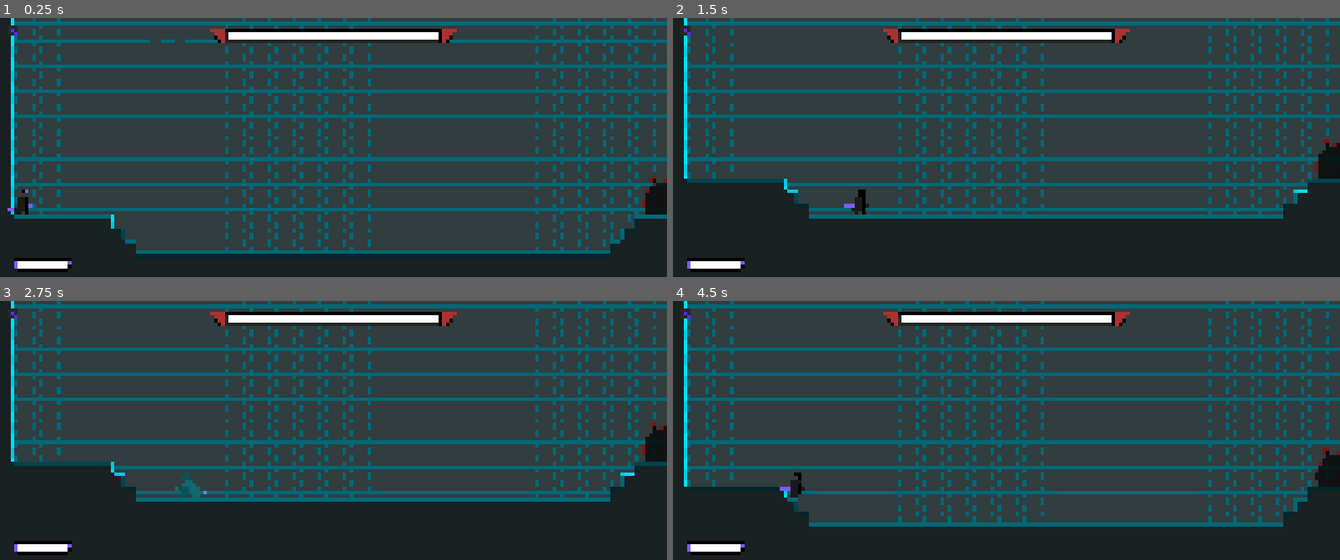
Above: before the commit, frames 1-4 (two rows, left to right).
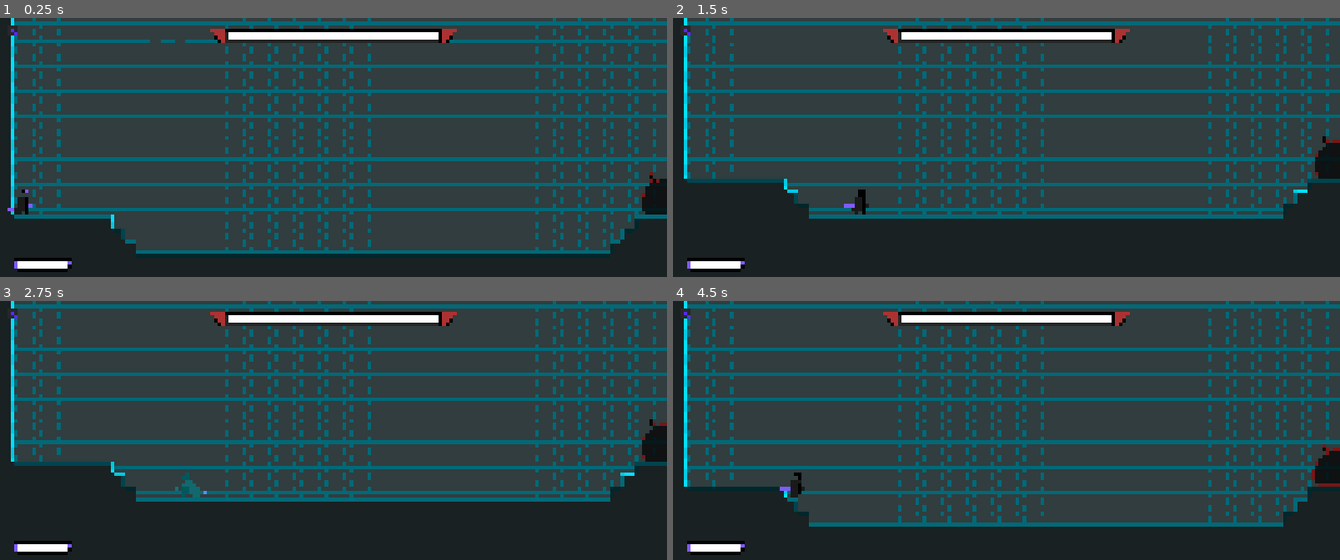
Above: after the commit, the same moments.

Repository: AnejMajnik/soulsvania
Game: Godot game, scene res://scenes/game.tscn
Two runs of this game, one before a commit and one after it. Both use one fixed random seed, a clock stepped at 60 frames per second and the inputs below. Sound files missing from this copy of the repository are replaced by a short silence.
Inputs (mouse positions are in pixels of both pictures, inside the frame that each line leads up to):
- Up to frame 1 (0.25 s): no input
- Up to frame 2 (1.5 s): tap Enter at 0.5 s; move the mouse to (973, 212) at 0.52 s; hold D (move_right) from 0.53 s (still down); tap Shift (dash) at 0.6 s; tap Space (jump) at 0.77 s; move the mouse to (1206, 199) at 1.27 s; click (1206, 199) at 1.35 s
- Up to frame 3 (2.75 s): tap Space (jump) at 1.52 s; tap Shift (dash) at 1.55, 2.3 s; move the mouse to (133, 399) at 2.02 s; release D (move_right) at 2.03 s; hold A (move_left) from 2.03 s (still down); right-click (133, 399) at 2.1 s
- Up to frame 4 (4.5 s): move the mouse to (1039, 440) at 2.77 s; tap Shift (dash) at 2.85, 3.6 s; tap Space (jump) at 3.02, 3.77 s; move the mouse to (906, 370) at 3.52 s; move the mouse to (1153, 425) at 4.27 s; release A (move_left) at 4.28 s; hold D (move_right) from 4.28 s (still down); click (1153, 425) at 4.35 s

The runs differ from the first frame. In frame 1, 0.1% of the frame differs, in the area x 96-100%, y 59-75%; in frame 2, 0.1%; in frame 3, 0.1%; in frame 4, 0.2%, in the area x 95-100%, y 55-72%.

Commit message:
Added more sounds. Added Dead state with animations to player. Added music.

Diff:
--- a/scenes/bosses/slime_boss.tscn
+++ b/scenes/bosses/slime_boss.tscn
@@ -4,6 +4,7 @@
 [ext_resource type="Script" uid="uid://c85xdqk2iqekj" path="res://scripts/slime_boss/slime_boss.gd" id="1_mq0xa"]
 [ext_resource type="Script" uid="uid://bvpidnwfs1qx4" path="res://scripts/state_machine/state_machine.gd" id="3_j4bj8"]
 [ext_resource type="Script" uid="uid://beyhc0j0tbprs" path="res://scripts/slime_boss/states/idle.gd" id="4_mq0xa"]
+[ext_resource type="AudioStream" uid="uid://cfcynh75uyu51" path="res://assets/sounds/growl.wav" id="5_ejojs"]
 [ext_resource type="Script" uid="uid://ctw8q7lo3u08y" path="res://scripts/slime_boss/states/chase.gd" id="5_j4bj8"]
 [ext_resource type="Script" uid="uid://def7opqpqj2fj" path="res://scripts/slime_boss/states/attack.gd" id="6_mskqn"]
 [ext_resource type="Script" uid="uid://ba7hyry36oenc" path="res://scripts/slime_boss/states/dash_attack.gd" id="7_mskqn"]
@@ -19,6 +20,7 @@
 [ext_resource type="AudioStream" uid="uid://dtm6kdfjh0o3d" path="res://assets/sounds/wings.wav" id="17_7vgh7"]
 [ext_resource type="AudioStream" uid="uid://imr3wmg4ttkk" path="res://assets/sounds/slam.wav" id="19_tdnwx"]
 [ext_resource type="AudioStream" uid="uid://dd8x22pm7xsee" path="res://assets/sounds/slime_death.wav" id="21_agodo"]
+[ext_resource type="AudioStream" uid="uid://dphwekm2whl2" path="res://assets/sounds/music.mp3" id="21_jvd52"]
 
 [sub_resource type="AtlasTexture" id="AtlasTexture_nxhfj"]
 atlas = ExtResource("1_0m3eu")
@@ -906,6 +908,9 @@
 chase_state = NodePath("../Chase")
 metadata/_custom_type_script = "uid://bt027fcrq1hh2"
 
+[node name="Growl" type="AudioStreamPlayer2D" parent="StateMachine/Idle" unique_id=2107631792]
+stream = ExtResource("5_ejojs")
+
 [node name="Chase" type="Node" parent="StateMachine" unique_id=358964772 node_paths=PackedStringArray("attack_state")]
 script = ExtResource("5_j4bj8")
 attack_state = NodePath("../Attack")
@@ -940,9 +945,11 @@
 
 [node name="BeamShoot" type="AudioStreamPlayer2D" parent="StateMachine/Attack/AttackStateMachine/BeamAttack/Sounds" unique_id=657788204]
 stream = ExtResource("9_sj3bf")
+volume_db = -2.0
 
 [node name="BeamCharge" type="AudioStreamPlayer2D" parent="StateMachine/Attack/AttackStateMachine/BeamAttack/Sounds" unique_id=1075092124]
 stream = ExtResource("10_fbimt")
+volume_db = -2.0
 
 [node name="JumpAttack" type="Node" parent="StateMachine/Attack/AttackStateMachine" unique_id=123923425]
 script = ExtResource("11_wsf8t")
@@ -1040,11 +1047,17 @@
 [node name="Death" type="AudioStreamPlayer2D" parent="Sounds" unique_id=2071152852]
 stream = ExtResource("21_agodo")
 
+[node name="Music" type="AudioStreamPlayer2D" parent="Sounds" unique_id=1075622220]
+unique_name_in_owner = true
+stream = ExtResource("21_jvd52")
+volume_db = -6.0
+
 [connection signal="animation_finished" from="AnimationPlayer" to="StateMachine/Attack/AttackStateMachine/JumpAttack" method="_on_animation_player_animation_finished"]
 [connection signal="animation_finished" from="AnimationPlayer" to="StateMachine/Attack/AttackStateMachine/RainAttack" method="_on_animation_player_animation_finished"]
 [connection signal="animation_finished" from="AnimationPlayer" to="StateMachine/Dead" method="_on_animation_player_animation_finished"]
 [connection signal="body_entered" from="Area2D" to="." method="_on_area_2d_body_entered"]
 [connection signal="body_exited" from="Area2D" to="." method="_on_area_2d_body_exited"]
+[connection signal="finished" from="StateMachine/Idle/Growl" to="StateMachine/Idle" method="_on_growl_finished"]
 [connection signal="timeout" from="StateMachine/Attack/AttackStateMachine/DashAttack/TelegraphTimer" to="StateMachine/Attack/AttackStateMachine/DashAttack" method="_on_telegraph_timer_timeout"]
 [connection signal="timeout" from="StateMachine/Attack/AttackStateMachine/JumpAttack/SlamTimer" to="StateMachine/Attack/AttackStateMachine/JumpAttack" method="_on_slam_timer_timeout"]
 [connection signal="timeout" from="StateMachine/Attack/AttackStateMachine/RainAttack/RainTimer" to="StateMachine/Attack/AttackStateMachine/RainAttack" method="_on_rain_timer_timeout"]
@@ -1052,3 +1065,4 @@
 [connection signal="timeout" from="StateMachine/Attack/AttackStateMachine/RainAttack/SlamTimer" to="StateMachine/Attack/AttackStateMachine/RainAttack" method="_on_slam_timer_timeout"]
 [connection signal="timeout" from="StateMachine/Recover/RecoverTimer" to="StateMachine/Recover" method="_on_recover_timer_timeout"]
 [connection signal="timeout" from="DamageTimer" to="." method="_on_damage_timer_timeout"]
+[connection signal="finished" from="Sounds/Music" to="." method="_on_music_finished"]
--- a/scenes/game.tscn
+++ b/scenes/game.tscn
@@ -73,7 +73,9 @@
 [node name="SlimeBoss" parent="." unique_id=1313746306 instance=ExtResource("5_iywne")]
 unique_name_in_owner = true
 position = Vector2(399, -24)
+scale = Vector2(1.4, 1.4)
 
 [node name="UI" parent="." unique_id=1589509925 instance=ExtResource("4_lbhrr")]
 
 [node name="ControlsPopup" parent="." unique_id=694702557 instance=ExtResource("5_p57ef")]
+size = Vector2i(600, 2224)
--- a/scenes/player.tscn
+++ b/scenes/player.tscn
@@ -13,11 +13,13 @@
 [ext_resource type="Script" uid="uid://6ocqtedx8yik" path="res://scripts/player/states/player_jump_state.gd" id="6_tuyoq"]
 [ext_resource type="AudioStream" uid="uid://4ylee6qb7rl7" path="res://assets/sounds/electricity.wav" id="10_4r5pv"]
 [ext_resource type="AudioStream" uid="uid://38biyb1kjqyu" path="res://assets/sounds/sword_draw.wav" id="11_60mlk"]
+[ext_resource type="AudioStream" uid="uid://cnjdcjm0xwuyn" path="res://assets/sounds/player_death.wav" id="11_i4ail"]
 [ext_resource type="AudioStream" uid="uid://pqfrudlw0kil" path="res://assets/sounds/jump.wav" id="12_i4ail"]
 [ext_resource type="Script" uid="uid://cf468q4lkra0u" path="res://scripts/player/states/player_dash_state.gd" id="13_oprun"]
 [ext_resource type="Script" uid="uid://btg50832r3kux" path="res://scripts/player/states/player_heavy_attack.gd" id="15_qfm1y"]
 [ext_resource type="Script" uid="uid://dt6q4xduw2tga" path="res://scripts/player/states/player_combo_hit_1.gd" id="18_4ni07"]
 [ext_resource type="Script" uid="uid://sjatvlgun2x0" path="res://scripts/player/states/player_combo_recover.gd" id="19_ke2ow"]
+[ext_resource type="Script" uid="uid://egemfgayux8d" path="res://scripts/player/states/player_dead_state.gd" id="20_60mlk"]
 [ext_resource type="Script" uid="uid://hyeb0d24jreu" path="res://scripts/player/states/player_combo_hit_2.gd" id="20_l71n6"]
 
 [sub_resource type="ShaderMaterial" id="ShaderMaterial_f1ej7"]
@@ -122,6 +124,30 @@
 atlas = ExtResource("3_f1ej7")
 region = Rect2(1024, 1536, 256, 256)
 
+[sub_resource type="AtlasTexture" id="AtlasTexture_60mlk"]
+atlas = ExtResource("3_f1ej7")
+region = Rect2(0, 2048, 256, 256)
+
+[sub_resource type="AtlasTexture" id="AtlasTexture_vau08"]
+atlas = ExtResource("3_f1ej7")
+region = Rect2(256, 2048, 256, 256)
+
+[sub_resource type="AtlasTexture" id="AtlasTexture_qsb7e"]
+atlas = ExtResource("3_f1ej7")
+region = Rect2(512, 2048, 256, 256)
+
+[sub_resource type="AtlasTexture" id="AtlasTexture_qjsmb"]
+atlas = ExtResource("3_f1ej7")
+region = Rect2(768, 2048, 256, 256)
+
+[sub_resource type="AtlasTexture" id="AtlasTexture_mwp2n"]
+atlas = ExtResource("3_f1ej7")
+region = Rect2(1024, 2048, 256, 256)
+
+[sub_resource type="AtlasTexture" id="AtlasTexture_0yhus"]
+atlas = ExtResource("3_f1ej7")
+region = Rect2(1280, 2048, 256, 256)
+
 [sub_resource type="AtlasTexture" id="AtlasTexture_a38lo"]
 atlas = ExtResource("3_f1ej7")
 region = Rect2(0, 1024, 256, 256)
@@ -322,6 +348,29 @@
 }],
 "loop": 0,
 "name": &"dash",
+"speed": 5.0
+}, {
+"frames": [{
+"duration": 1.0,
+"texture": SubResource("AtlasTexture_60mlk")
+}, {
+"duration": 1.0,
+"texture": SubResource("AtlasTexture_vau08")
+}, {
+"duration": 1.0,
+"texture": SubResource("AtlasTexture_qsb7e")
+}, {
+"duration": 1.0,
+"texture": SubResource("AtlasTexture_qjsmb")
+}, {
+"duration": 1.0,
+"texture": SubResource("AtlasTexture_mwp2n")
+}, {
+"duration": 1.0,
+"texture": SubResource("AtlasTexture_0yhus")
+}],
+"loop": 0,
+"name": &"dead",
 "speed": 5.0
 }, {
 "frames": [{
@@ -531,6 +580,18 @@
 tracks/8/interp = 1
 tracks/8/loop_wrap = true
 tracks/8/keys = {
+"times": PackedFloat32Array(0),
+"transitions": PackedFloat32Array(1),
+"update": 1,
+"values": [false]
+}
+tracks/9/type = "value"
+tracks/9/imported = false
+tracks/9/enabled = true
+tracks/9/path = NodePath("Sounds/Dead:playing")
+tracks/9/interp = 1
+tracks/9/loop_wrap = true
+tracks/9/keys = {
 "times": PackedFloat32Array(0),
 "transitions": PackedFloat32Array(1),
 "update": 1,
@@ -734,6 +795,61 @@
 "transitions": PackedFloat32Array(1),
 "update": 1,
 "values": [true]
+}
+
+[sub_resource type="Animation" id="Animation_4ni07"]
+resource_name = "dead"
+length = 2.2
+step = 0.2
+tracks/0/type = "value"
+tracks/0/imported = false
+tracks/0/enabled = true
+tracks/0/path = NodePath("AnimatedSprite2D:animation")
+tracks/0/interp = 1
+tracks/0/loop_wrap = true
+tracks/0/keys = {
+"times": PackedFloat32Array(0),
+"transitions": PackedFloat32Array(1),
+"update": 1,
+"values": [&"dead"]
+}
+tracks/1/type = "value"
+tracks/1/imported = false
+tracks/1/enabled = true
+tracks/1/path = NodePath("AnimatedSprite2D:frame")
+tracks/1/interp = 1
+tracks/1/loop_wrap = true
+tracks/1/keys = {
+"times": PackedFloat32Array(0, 0.2, 0.4, 0.6, 0.8, 1),
+"transitions": PackedFloat32Array(1, 1, 1, 1, 1, 1),
+"update": 1,
+"values": [0, 1, 2, 3, 4, 5]
+}
+tracks/2/type = "value"
+tracks/2/imported = false
+tracks/2/enabled = true
+tracks/2/path = NodePath("Sounds/Dead:playing")
+tracks/2/interp = 1
+tracks/2/loop_wrap = true
+tracks/2/keys = {
+"times": PackedFloat32Array(0),
+"transitions": PackedFloat32Array(1),
+"update": 1,
+"values": [true]
+}
+tracks/3/type = "method"
+tracks/3/imported = false
+tracks/3/enabled = true
+tracks/3/path = NodePath(".")
+tracks/3/interp = 1
+tracks/3/loop_wrap = true
+tracks/3/keys = {
+"times": PackedFloat32Array(2.2),
+"transitions": PackedFloat32Array(1),
+"values": [{
+"args": [],
+"method": &"restart"
+}]
 }
 
 [sub_resource type="Animation" id="Animation_jc3p3"]
@@ -923,6 +1039,7 @@
 &"combo_hit_1_recovery": SubResource("Animation_i4ail"),
 &"combo_hit_2": SubResource("Animation_a38lo"),
 &"dash": SubResource("Animation_f1ej7"),
+&"dead": SubResource("Animation_4ni07"),
 &"heavy_attack": SubResource("Animation_jc3p3"),
 &"idle": SubResource("Animation_ur7pv"),
 &"jump": SubResource("Animation_y4r1p"),
@@ -933,11 +1050,12 @@
 radius = 7.0
 height = 26.0
 
-[node name="Player" type="CharacterBody2D" unique_id=476142731 groups=["player"]]
+[node name="Player" type="CharacterBody2D" unique_id=476142731 node_paths=PackedStringArray("dead_state") groups=["player"]]
 collision_layer = 2
 script = ExtResource("1_g2els")
 ACCELERATION_SPEED = 40
 DECCELERATION_SPEED = 25
+dead_state = NodePath("StateMachine/Dead")
 
 [node name="AnimatedSprite2D" type="AnimatedSprite2D" parent="." unique_id=1538919531]
 unique_name_in_owner = true
@@ -964,13 +1082,14 @@
 
 [node name="Footsteps" type="AudioStreamPlayer2D" parent="Sounds" unique_id=207916780]
 stream = ExtResource("5_y4r1p")
-volume_db = 7.0
+volume_db = 8.0
 
 [node name="PlayerHit" type="AudioStreamPlayer2D" parent="Sounds" unique_id=686115400]
 stream = ExtResource("6_3v2ag")
 
 [node name="Electricity" type="AudioStreamPlayer2D" parent="Sounds" unique_id=1907302340]
 stream = ExtResource("10_4r5pv")
+volume_db = -2.0
 
 [node name="SwordDraw" type="AudioStreamPlayer2D" parent="Sounds" unique_id=1667451569]
 stream = ExtResource("11_60mlk")
@@ -984,6 +1103,9 @@
 stream = ExtResource("12_i4ail")
 volume_db = -3.0
 pitch_scale = 1.45
+
+[node name="Dead" type="AudioStreamPlayer2D" parent="Sounds" unique_id=232428604]
+stream = ExtResource("11_i4ail")
 
 [node name="CollisionShape2D" type="CollisionShape2D" parent="." unique_id=943934630]
 position = Vector2(-2, -13)
@@ -1040,9 +1162,10 @@
 player = NodePath("../..")
 metadata/_custom_type_script = "uid://bt027fcrq1hh2"
 
-[node name="Jump" type="Node" parent="StateMachine" unique_id=503592196 node_paths=PackedStringArray("idle_state", "combo_attack_state", "dash_state", "player")]
+[node name="Jump" type="Node" parent="StateMachine" unique_id=503592196 node_paths=PackedStringArray("idle_state", "move_state", "combo_attack_state", "dash_state", "player")]
 script = ExtResource("6_tuyoq")
 idle_state = NodePath("../Idle")
+move_state = NodePath("../Move")
 combo_attack_state = NodePath("../ComboHit1")
 dash_state = NodePath("../Dash")
 player = NodePath("../..")
@@ -1082,6 +1205,10 @@
 [node name="DashTimer" type="Timer" parent="StateMachine/Dash" unique_id=2069934668]
 wait_time = 0.18
 one_shot = true
+
+[node name="Dead" type="Node" parent="StateMachine" unique_id=923609258]
+script = ExtResource("20_60mlk")
+metadata/_custom_type_script = "uid://bt027fcrq1hh2"
 
 [node name="Timers" type="Node2D" parent="." unique_id=1816729141]
 
--- a/scripts/controls_popup.gd
+++ b/scripts/controls_popup.gd
@@ -3,9 +3,6 @@
 func _ready():
 	process_mode = Node.PROCESS_MODE_ALWAYS
 	popup_hide.connect(_on_popup_hide)
-
-func _on_close_pressed():
-	hide()  # triggers popup_hide automatically
 
 func _on_popup_hide():
 	get_tree().paused = false
@@ -13,3 +10,9 @@
 func open():
 	get_tree().paused = true
 	popup_centered(Vector2(600, 250))
+
+func _unhandled_input(event: InputEvent) -> void:
+	if not visible:
+		return
+	if event is InputEventKey and event.pressed:
+		hide()
--- a/scripts/health_bar/health_bar.gd
+++ b/scripts/health_bar/health_bar.gd
@@ -16,8 +16,5 @@
 	value = health
 	timer.start()
 
-	if health <= 0:
-		queue_free()
-
 func _on_timer_timeout() -> void:
 	damage_bar.value = health
--- a/scripts/player.gd
+++ b/scripts/player.gd
@@ -23,6 +23,8 @@
 @onready var slime_boss: SlimeBoss = %SlimeBoss
 @onready var player_hit: AudioStreamPlayer2D = $Sounds/PlayerHit
 @onready var animation_player: AnimationPlayer = %AnimationPlayer
+
+@export var dead_state: State
 
 # Cooldowns
 var dash_available: bool = true
@@ -118,15 +120,18 @@
 		flip_sprite(direction)
 
 	if health <= 0:
-		set_physics_process(false) #Stop processing
-		get_tree().call_deferred("reload_current_scene")
-		return #Exit before move_and_slide runs
+		state_machine.change_state(dead_state)
 
 	# Add the gravity.
 	if not is_on_floor() and gravity_switch:
 		velocity += get_gravity() * delta
 
 	move_and_slide()
+
+func restart() -> void:
+	set_physics_process(false) #Stop processing
+	get_tree().call_deferred("reload_current_scene")
+	return #Exit before move_and_slide runs
 
 func _on_dash_cooldown_timeout() -> void:
 	dash_available = true
--- /dev/null
+++ b/scripts/player/states/player_dead_state.gd
@@ -0,0 +1,6 @@
+extends State
+
+@onready var animation_player: AnimationPlayer = %AnimationPlayer
+
+func enter_state() -> void:
+	animation_player.play("dead")
--- a/scripts/player/states/player_heavy_attack.gd
+++ b/scripts/player/states/player_heavy_attack.gd
@@ -6,7 +6,7 @@
 
 @export var idle_state: State
 
-const DAMAGE: int = 25
+const DAMAGE: int = 20
 
 func enter_state() -> void:
 	animation_player.play("heavy_attack")
--- a/scripts/player/states/player_jump_state.gd
+++ b/scripts/player/states/player_jump_state.gd
@@ -2,6 +2,7 @@
 
 # States
 @export var idle_state: State
+@export var move_state: State
 @export var combo_attack_state: State
 @export var dash_state: State
 
@@ -44,4 +45,8 @@
 	read_inputs()
 
 	if player.is_on_floor():
-		switch_state.emit(idle_state)
+		var direction := Input.get_axis("move_left", "move_right")
+		if direction != 0:
+			switch_state.emit(move_state)
+		else:
+			switch_state.emit(idle_state)
--- a/scripts/slime_boss/slime_boss.gd
+++ b/scripts/slime_boss/slime_boss.gd
@@ -21,6 +21,7 @@
 @onready var area_2d: Area2D = $Area2D
 @onready var damage_timer: Timer = $DamageTimer
 @onready var slime_hit: AudioStreamPlayer2D = %SlimeHit
+@onready var music: AudioStreamPlayer2D = %Music
 
 signal health_changed(current: float, max: float)
 
@@ -94,3 +95,7 @@
 
 func _on_damage_timer_timeout() -> void:
 	can_deal_damage = true
+
+
+func _on_music_finished() -> void:
+	music.play()
--- a/scripts/slime_boss/states/idle.gd
+++ b/scripts/slime_boss/states/idle.gd
@@ -7,9 +7,22 @@
 @onready var slime_boss: SlimeBoss = owner
 @onready var player: Player = Autoload.player_node
 
+@onready var growl: AudioStreamPlayer2D = $Growl
+@onready var music: AudioStreamPlayer2D = %Music
+
 func enter_state() -> void:
 	slime_boss.play_animation("idle")
+	growl.play()
 
 func physics_update(_delta: float) -> void:
 	if slime_boss.global_position.distance_to(player.global_position) < 450:
 		switch_state.emit(chase_state)
+
+func exit_state() -> void:
+	var tween = create_tween()
+	tween.tween_property(growl, "volume_db", -40.0, 0.5) # fade out
+	tween.tween_callback(growl.stop)
+	music.play()
+
+func _on_growl_finished() -> void:
+	growl.play()
Not shown, added: assets/sounds/growl.wav.import
Not shown, added: assets/sounds/music.mp3.import
Not shown, added: assets/sounds/player_death.wav.import
Binary file changed: assets/spritesheets/purple_spritesheet.png
Not shown, added: scripts/player/states/player_dead_state.gd.uid
Not shown, added: assets/sounds/growl.wav
Not shown, added: assets/sounds/music.mp3
Not shown, added: assets/sounds/player_death.wav
Not shown, changed: assets/sounds/rain_drop.wav
